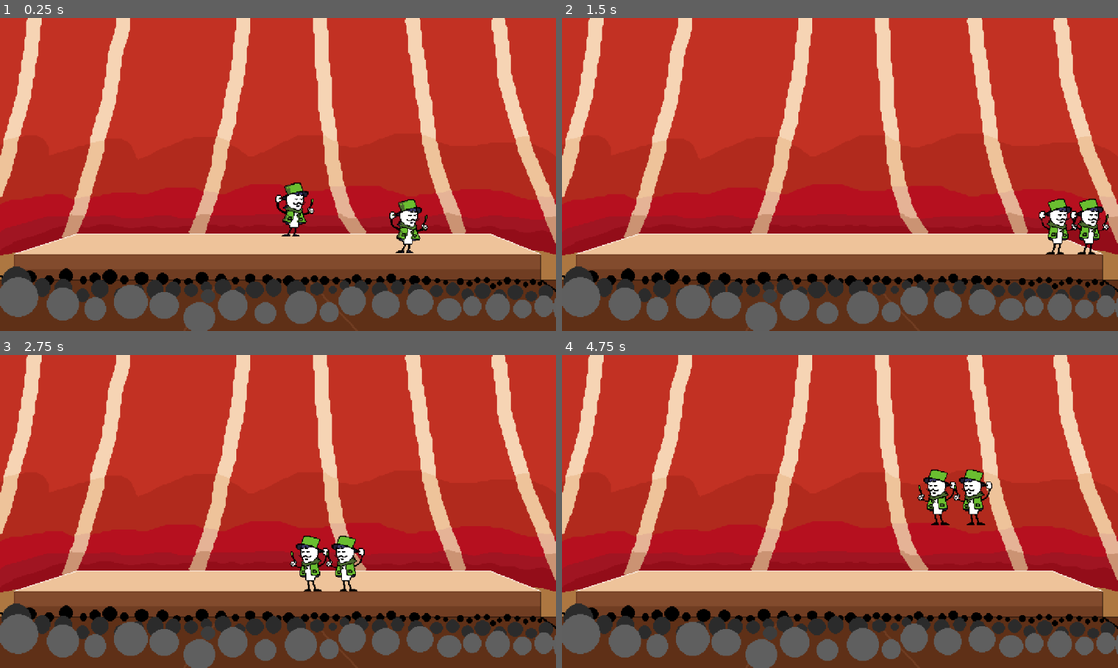
Above: before the commit, frames 1-4 (two rows, left to right).
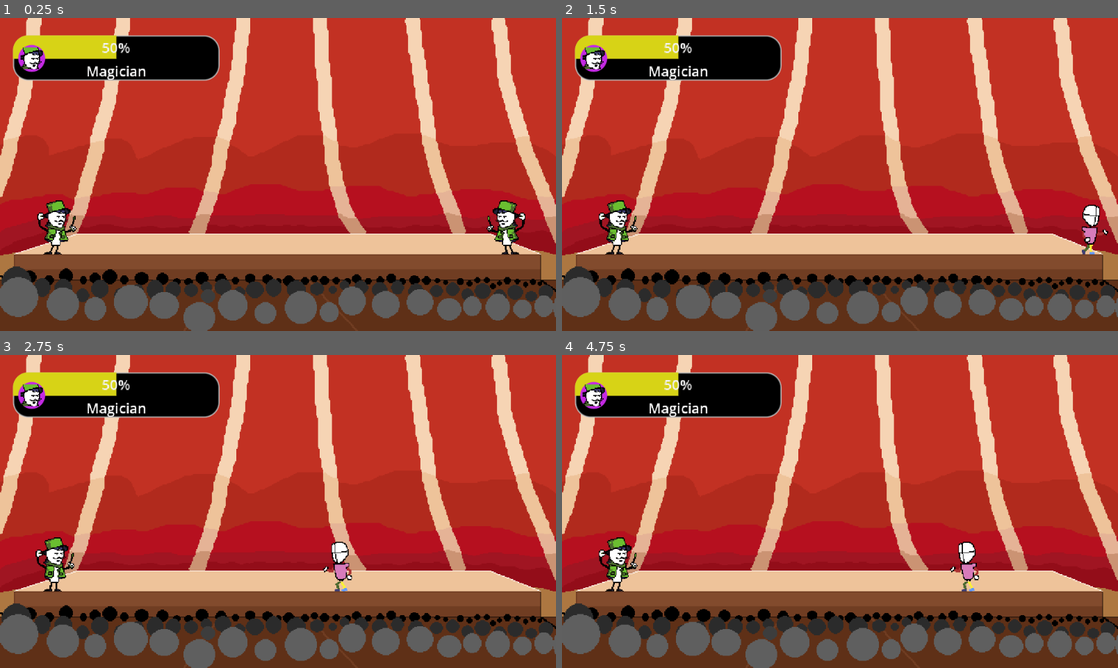
Above: after the commit, the same moments.

Repository: JoJonatasCoelho/Quem-Ri-Por-Ultimo
Game: Godot game, scene res://scenes/maps/circus.tscn
The game is run twice, just before and just after one commit, with the same random seed, the same clock (stepped at 60 frames per second) and the same inputs.
Inputs:
- Up to frame 1 (0.25 s): no input
- Up to frame 2 (1.5 s): tap Enter (ui_accept) at 0.5, 0.77 s; hold Right (ui_right) from 0.53 s (still down)
- Up to frame 3 (2.75 s): tap Enter (ui_accept) at 1.52 s; release Right (ui_right) at 2.03 s; hold Left (ui_left) from 2.03 s (still down)
- Up to frame 4 (4.75 s): release Left (ui_left) at 2.78 s; hold Right (ui_right) 2.78-4.28 s; tap Enter (ui_accept) at 3.02, 3.77, 4.52 s; tap Escape (ui_cancel) at 4.15 s; hold Left (ui_left) from 4.28 s (still down)

The runs differ from the first frame. In frame 1, 7.8% of the frame differs, in the area x 2-95%, y 5-76%; in frame 2, 7.1%; in frame 3, 7.2%; in frame 4, 7.6%.

Commit message:
feat: created the first level and players created the firt level "circus" with 2 players already functionals. Created a scene to character selection

Diff:
--- a/project.godot
+++ b/project.godot
@@ -58,6 +58,57 @@
 , Object(InputEventKey,"resource_local_to_scene":false,"resource_name":"","device":-1,"window_id":0,"alt_pressed":false …(183 unchanged characters)…
 ]
 }
+p1_left={
+"deadzone": 0.2,
+"events": [Object(InputEventKey,"resource_local_to_scene":false,"resource_name":"","device":-1,"window_id":0,"alt_pressed":false,"shift_pressed":false,"ctrl_pressed":false,"meta_pressed":false,"pressed":false,"keycode":0,"physical_keycode":65,"key_label":0,"unicode":97,"location":0,"echo":false,"script":null)
+]
+}
+p1_right={
+"deadzone": 0.2,
+"events": [Object(InputEventKey,"resource_local_to_scene":false,"resource_name":"","device":-1,"window_id":0,"alt_pressed":false,"shift_pressed":false,"ctrl_pressed":false,"meta_pressed":false,"pressed":false,"keycode":0,"physical_keycode":68,"key_label":0,"unicode":100,"location":0,"echo":false,"script":null)
+]
+}
+p1_up={
+"deadzone": 0.2,
+"events": [Object(InputEventKey,"resource_local_to_scene":false,"resource_name":"","device":-1,"window_id":0,"alt_pressed":false,"shift_pressed":false,"ctrl_pressed":false,"meta_pressed":false,"pressed":false,"keycode":0,"physical_keycode":87,"key_label":0,"unicode":119,"location":0,"echo":false,"script":null)
+]
+}
+p1_down={
+"deadzone": 0.2,
+"events": [Object(InputEventKey,"resource_local_to_scene":false,"resource_name":"","device":-1,"window_id":0,"alt_pressed":false,"shift_pressed":false,"ctrl_pressed":false,"meta_pressed":false,"pressed":false,"keycode":0,"physical_keycode":83,"key_label":0,"unicode":115,"location":0,"echo":false,"script":null)
+]
+}
+p2_left={
+"deadzone": 0.2,
+"events": [Object(InputEventKey,"resource_local_to_scene":false,"resource_name":"","device":-1,"window_id":0,"alt_pressed":false,"shift_pressed":false,"ctrl_pressed":false,"meta_pressed":false,"pressed":false,"keycode":0,"physical_keycode":4194319,"key_label":0,"unicode":0,"location":0,"echo":false,"script":null)
+]
+}
+p2_right={
+"deadzone": 0.2,
+"events": [Object(InputEventKey,"resource_local_to_scene":false,"resource_name":"","device":-1,"window_id":0,"alt_pressed":false,"shift_pressed":false,"ctrl_pressed":false,"meta_pressed":false,"pressed":false,"keycode":0,"physical_keycode":4194321,"key_label":0,"unicode":0,"location":0,"echo":false,"script":null)
+]
+}
+p2_up={
+"deadzone": 0.2,
+"events": [Object(InputEventKey,"resource_local_to_scene":false,"resource_name":"","device":-1,"window_id":0,"alt_pressed":false,"shift_pressed":false,"ctrl_pressed":false,"meta_pressed":false,"pressed":false,"keycode":0,"physical_keycode":4194320,"key_label":0,"unicode":0,"location":0,"echo":false,"script":null)
+]
+}
+p2_down={
+"deadzone": 0.2,
+"events": [Object(InputEventKey,"resource_local_to_scene":false,"resource_name":"","device":-1,"window_id":0,"alt_pressed":false,"shift_pressed":false,"ctrl_pressed":false,"meta_pressed":false,"pressed":false,"keycode":0,"physical_keycode":4194322,"key_label":0,"unicode":0,"location":0,"echo":false,"script":null)
+]
+}
+p1_jump={
+"deadzone": 0.2,
+"events": [Object(InputEventKey,"resource_local_to_scene":false,"resource_name":"","device":-1,"window_id":0,"alt_pressed":false,"shift_pressed":false,"ctrl_pressed":false,"meta_pressed":false,"pressed":false,"keycode":0,"physical_keycode":32,"key_label":0,"unicode":32,"location":0,"echo":false,"script":null)
+]
+}
+p2_jump={
+"deadzone": 0.2,
+"events": [Object(InputEventKey,"resource_local_to_scene":false,"resource_name":"","device":-1,"window_id":0,"alt_pressed":false,"shift_pressed":false,"ctrl_pressed":false,"meta_pressed":false,"pressed":false,"keycode":0,"physical_keycode":4194438,"key_label":0,"unicode":48,"location":0,"echo":false,"script":null)
+, Object(InputEventKey,"resource_local_to_scene":false,"resource_name":"","device":-1,"window_id":0,"alt_pressed":false,"shift_pressed":false,"ctrl_pressed":false,"meta_pressed":false,"pressed":false,"keycode":0,"physical_keycode":74,"key_label":0,"unicode":106,"location":0,"echo":false,"script":null)
+]
+}
 
 [physics]
 
--- /dev/null
+++ b/scenes/GUI/battle_ui.tscn
@@ -0,0 +1,97 @@
+[gd_scene format=3 uid="uid://cwbxfq68r4idl"]
+
+[ext_resource type="Texture2D" uid="uid://dkjyku6w2qnti" path="res://assets/placeholders/magician_avatar.png" id="1_diq8b"]
+
+[sub_resource type="StyleBoxFlat" id="StyleBoxFlat_rcqwj"]
+bg_color = Color(0, 0, 0, 1)
+border_width_left = 2
+border_width_top = 2
+border_width_right = 2
+border_width_bottom = 2
+border_blend = true
+corner_radius_top_left = 17
+corner_radius_top_right = 17
+corner_radius_bottom_right = 17
+corner_radius_bottom_left = 17
+corner_detail = 20
+
+[sub_resource type="StyleBoxFlat" id="StyleBoxFlat_diq8b"]
+bg_color = Color(0.6, 0.6, 0.6, 0)
+
+[sub_resource type="StyleBoxFlat" id="StyleBoxFlat_kbctw"]
+bg_color = Color(0.84442705, 0.8272459, 0.08715042, 1)
+corner_radius_top_left = 17
+
+[sub_resource type="StyleBoxFlat" id="StyleBoxFlat_utigf"]
+bg_color = Color(0.76891345, 0.16421103, 0.8880909, 1)
+corner_radius_top_left = 17
+corner_radius_top_right = 17
+corner_radius_bottom_right = 17
+corner_radius_bottom_left = 17
+
+[node name="BattleUi" type="Control" unique_id=1801485757]
+layout_mode = 3
+anchors_preset = 15
+anchor_right = 1.0
+anchor_bottom = 1.0
+grow_horizontal = 2
+grow_vertical = 2
+
+[node name="PlayerInfoBox" type="Panel" parent="." unique_id=1350981398]
+layout_mode = 0
+offset_right = 237.8
+offset_bottom = 52.0
+theme_override_styles/panel = SubResource("StyleBoxFlat_rcqwj")
+
+[node name="CharacterName" type="Label" parent="PlayerInfoBox" unique_id=701269438]
+layout_mode = 1
+anchors_preset = 7
+anchor_left = 0.5
+anchor_top = 1.0
+anchor_right = 0.5
+anchor_bottom = 1.0
+offset_left = -35.0
+offset_top = -23.0
+offset_right = 35.0
+grow_horizontal = 2
+grow_vertical = 0
+text = "Magician"
+
+[node name="LaughProgress" type="ProgressBar" parent="PlayerInfoBox" unique_id=292574051]
+layout_mode = 1
+anchors_preset = 10
+anchor_right = 1.0
+offset_bottom = 27.0
+grow_horizontal = 2
+theme_override_colors/font_outline_color = Color(0, 0, 0, 1)
+theme_override_styles/background = SubResource("StyleBoxFlat_diq8b")
+theme_override_styles/fill = SubResource("StyleBoxFlat_kbctw")
+value = 50.0
+
+[node name="AvatarFrame" type="Panel" parent="PlayerInfoBox" unique_id=1695393991]
+layout_mode = 1
+anchors_preset = 4
+anchor_top = 0.5
+anchor_bottom = 0.5
+offset_left = 6.0
+offset_top = -15.5
+offset_right = 37.0
+offset_bottom = 15.5
+grow_vertical = 2
+theme_override_styles/panel = SubResource("StyleBoxFlat_utigf")
+
+[node name="Avatar" type="TextureRect" parent="PlayerInfoBox/AvatarFrame" unique_id=974955138]
+layout_mode = 1
+anchors_preset = 8
+anchor_left = 0.5
+anchor_top = 0.5
+anchor_right = 0.5
+anchor_bottom = 0.5
+offset_left = -12.5
+offset_top = -12.5
+offset_right = 12.5
+offset_bottom = 12.5
+grow_horizontal = 2
+grow_vertical = 2
+texture = ExtResource("1_diq8b")
+expand_mode = 1
--- a/scenes/maps/circus.tscn
+++ b/scenes/maps/circus.tscn
@@ -1,7 +1,9 @@
 [gd_scene format=3 uid="uid://cd352m5k6qu80"]
 
 [ext_resource type="Texture2D" uid="uid://5vb2id3x2rmx" path="res://assets/placeholders/circus.png" id="1_3xumh"]
+[ext_resource type="Script" uid="uid://dq5ngtwbukg3u" path="res://scenes/maps/level.gd" id="1_ccbov"]
 [ext_resource type="PackedScene" uid="uid://edsy444m7rf4" path="res://scenes/player.tscn" id="4_3xumh"]
+[ext_resource type="PackedScene" uid="uid://cwbxfq68r4idl" path="res://scenes/GUI/battle_ui.tscn" id="4_mvpml"]
 
 [sub_resource type="WorldBoundaryShape2D" id="WorldBoundaryShape2D_kkyey"]
 
@@ -12,15 +14,20 @@
 [sub_resource type="WorldBoundaryShape2D" id="WorldBoundaryShape2D_1g4kx"]
 normal = Vector2(-0.9999741, 0.007194058)
 
-[node name="Circus" type="Node2D" unique_id=1422189708]
+[node name="Circus" type="Node2D" unique_id=1422189708 node_paths=PackedStringArray("players_positions")]
+script = ExtResource("1_ccbov")
+players_positions = [NodePath("Player1Spawn"), NodePath("Player2Spawn")]
 
-[node name="TextureRect" type="TextureRect" parent="." unique_id=970808448]
+[node name="BackgroundRect" type="TextureRect" parent="." unique_id=970808448]
 offset_right = 640.0
-offset_bottom = 320.0
+offset_bottom = 360.0
 texture = ExtResource("1_3xumh")
 
-[node name="Player" parent="." unique_id=1184130371 instance=ExtResource("4_3xumh")]
-position = Vector2(336, 191)
+[node name="Player1Spawn" type="Marker2D" parent="." unique_id=1002435436]
+position = Vector2(62, 265)
+
+[node name="Player2Spawn" type="Marker2D" parent="." unique_id=273188991]
+position = Vector2(586, 263)
 
 [node name="StaticBody2D" type="StaticBody2D" parent="." unique_id=2111412114]
 position = Vector2(-3, 40)
@@ -37,5 +44,32 @@
 position = Vector2(626, 145)
 shape = SubResource("WorldBoundaryShape2D_1g4kx")
 
+[node name="Player" parent="." unique_id=1184130371 instance=ExtResource("4_3xumh")]
+position = Vector2(82, 35)
+controls = {
+&"CROUCH": "crouch",
+&"DOWN": "p1_down",
+&"JUMP": "p1_jump",
+&"LEFT": "p1_left",
+&"PAUSE": "ui_cancel",
+&"RIGHT": "p1_right",
+&"UP": "p1_up"
+}
+
 [node name="Player2" parent="." unique_id=432099408 instance=ExtResource("4_3xumh")]
-position = Vector2(467, 210)
+position = Vector2(138, 37)
+controls = {
+&"CROUCH": "crouch",
+&"DOWN": "p2_down",
+&"JUMP": "p2_jump",
+&"LEFT": "p2_left",
+&"PAUSE": "ui_cancel",
+&"RIGHT": "p2_right",
+&"UP": "p2_up"
+}
+
+[node name="Main" parent="." unique_id=1801485757 instance=ExtResource("4_mvpml")]
+offset_left = 15.0
+offset_top = 20.0
+offset_right = 15.0
+offset_bottom = 20.0
--- /dev/null
+++ b/scenes/maps/level.gd
@@ -0,0 +1,15 @@
+extends Node2D
+
+@export var players_positions: Array[Marker2D]
+
+func _ready() -> void:
+	initialize_players()
+
+
+func _process(delta: float) -> void:
+	pass
+
+func initialize_players() -> void:
+	$Player.position = players_positions[0].position
+	$Player2.position = players_positions[1].position
+	$Player2/AnimatedSprite2D.flip_h = true
--- a/scenes/player.tscn
+++ b/scenes/player.tscn
@@ -2,7 +2,7 @@
 
 [ext_resource type="Script" uid="uid://ddj75wsd2hggt" path="res://scripts/player_controller.gd" id="1_g2els"]
 [ext_resource type="Texture2D" uid="uid://c0kwswouin1ak" path="res://assets/animations/magico_rabisco(v3)_spriteIdle(v2).png" id="2_dqkch"]
-[ext_resource type="Texture2D" uid="uid://bjk5wjawkqg5x" path="res://assets/placeholders/magico_rabisco(v2).png" id="2_qhqgy"]
+[ext_resource type="Texture2D" uid="uid://b0cidv158wmmn" path="res://assets/animations/Magico_SpriteWalk.png" id="3_qhqgy"]
 
 [sub_resource type="RectangleShape2D" id="RectangleShape2D_kkyey"]
 size = Vector2(36, 64)
@@ -51,9 +51,45 @@
 atlas = ExtResource("2_dqkch")
 region = Rect2(640, 0, 64, 64)
 
-[sub_resource type="AtlasTexture" id="AtlasTexture_qhqgy"]
-atlas = ExtResource("2_qhqgy")
+[sub_resource type="AtlasTexture" id="AtlasTexture_dqkch"]
+atlas = ExtResource("3_qhqgy")
 region = Rect2(0, 0, 64, 64)
+
+[sub_resource type="AtlasTexture" id="AtlasTexture_a8ls1"]
+atlas = ExtResource("3_qhqgy")
+region = Rect2(64, 0, 64, 64)
+
+[sub_resource type="AtlasTexture" id="AtlasTexture_qfm1y"]
+atlas = ExtResource("3_qhqgy")
+region = Rect2(128, 0, 64, 64)
+
+[sub_resource type="AtlasTexture" id="AtlasTexture_fulsm"]
+atlas = ExtResource("3_qhqgy")
+region = Rect2(192, 0, 64, 64)
+
+[sub_resource type="AtlasTexture" id="AtlasTexture_4r5pv"]
+atlas = ExtResource("3_qhqgy")
+region = Rect2(256, 0, 64, 64)
+
+[sub_resource type="AtlasTexture" id="AtlasTexture_60mlk"]
+atlas = ExtResource("3_qhqgy")
+region = Rect2(320, 0, 64, 64)
+
+[sub_resource type="AtlasTexture" id="AtlasTexture_i4ail"]
+atlas = ExtResource("3_qhqgy")
+region = Rect2(384, 0, 64, 64)
+
+[sub_resource type="AtlasTexture" id="AtlasTexture_a38lo"]
+atlas = ExtResource("3_qhqgy")
+region = Rect2(448, 0, 64, 64)
+
+[sub_resource type="AtlasTexture" id="AtlasTexture_4ni07"]
+atlas = ExtResource("3_qhqgy")
+region = Rect2(512, 0, 64, 64)
+
+[sub_resource type="AtlasTexture" id="AtlasTexture_l71n6"]
+atlas = ExtResource("3_qhqgy")
+region = Rect2(576, 0, 64, 64)
 
 [sub_resource type="SpriteFrames" id="SpriteFrames_kkyey"]
 animations = [{
@@ -97,7 +133,34 @@
 }, {
 "frames": [{
 "duration": 1.0,
-"texture": SubResource("AtlasTexture_qhqgy")
+"texture": SubResource("AtlasTexture_dqkch")
+}, {
+"duration": 1.0,
+"texture": SubResource("AtlasTexture_a8ls1")
+}, {
+"duration": 1.0,
+"texture": SubResource("AtlasTexture_qfm1y")
+}, {
+"duration": 1.0,
+"texture": SubResource("AtlasTexture_fulsm")
+}, {
+"duration": 1.0,
+"texture": SubResource("AtlasTexture_4r5pv")
+}, {
+"duration": 1.0,
+"texture": SubResource("AtlasTexture_60mlk")
+}, {
+"duration": 1.0,
+"texture": SubResource("AtlasTexture_i4ail")
+}, {
+"duration": 1.0,
+"texture": SubResource("AtlasTexture_a38lo")
+}, {
+"duration": 1.0,
+"texture": SubResource("AtlasTexture_4ni07")
+}, {
+"duration": 1.0,
+"texture": SubResource("AtlasTexture_l71n6")
 }],
 "loop": 1,
 "name": &"walk",
@@ -116,5 +179,5 @@
 
 [node name="AnimatedSprite2D" type="AnimatedSprite2D" parent="." unique_id=1522471878]
 sprite_frames = SubResource("SpriteFrames_kkyey")
-animation = &"idle"
-frame_progress = 0.1265693
+animation = &"walk"
+frame_progress = 0.85823053
--- /dev/null
+++ b/scenes/selection_screen.tscn
@@ -0,0 +1,197 @@
+[gd_scene format=3 uid="uid://1e6p6atjfvs8"]
+
+[ext_resource type="Texture2D" uid="uid://dkjyku6w2qnti" path="res://assets/placeholders/magician_avatar.png" id="1_dyftk"]
+[ext_resource type="Script" uid="uid://dpg4lsj5xxdr0" path="res://scripts/selection_screen.gd" id="1_ednkh"]
+[ext_resource type="Texture2D" uid="uid://c0kwswouin1ak" path="res://assets/animations/magico_rabisco(v3)_spriteIdle(v2).png" id="3_2nlgg"]
+[ext_resource type="Shader" uid="uid://b6t1vorcrip0w" path="res://shaders/recolor_text.tres" id="3_th2u4"]
+[ext_resource type="Texture2D" uid="uid://dqfbk8g6g7kvq" path="res://assets/palettes/paleta_magico.png" id="4_4836g"]
+[ext_resource type="Texture2D" uid="uid://bk71lfwwkphbr" path="res://assets/placeholders/arrow.png" id="4_syhfi"]
+[ext_resource type="Texture2D" uid="uid://c6ylj7tq3wvda" path="res://assets/placeholders/arrow_selected.png" id="5_ddptc"]
+
+[sub_resource type="ShaderMaterial" id="ShaderMaterial_go57s"]
+shader = ExtResource("3_th2u4")
+shader_parameter/original_palette = ExtResource("4_4836g")
+shader_parameter/color_count = 7
+
+[sub_resource type="AtlasTexture" id="AtlasTexture_syhfi"]
+atlas = ExtResource("3_2nlgg")
+region = Rect2(0, 0, 64, 64)
+
+[sub_resource type="AtlasTexture" id="AtlasTexture_ddptc"]
+atlas = ExtResource("3_2nlgg")
+region = Rect2(64, 0, 64, 64)
+
+[sub_resource type="AtlasTexture" id="AtlasTexture_th2u4"]
+atlas = ExtResource("3_2nlgg")
+region = Rect2(128, 0, 64, 64)
+
+[sub_resource type="AtlasTexture" id="AtlasTexture_4836g"]
+atlas = ExtResource("3_2nlgg")
+region = Rect2(192, 0, 64, 64)
+
+[sub_resource type="AtlasTexture" id="AtlasTexture_y768y"]
+atlas = ExtResource("3_2nlgg")
+region = Rect2(256, 0, 64, 64)
+
+[sub_resource type="AtlasTexture" id="AtlasTexture_xwqtl"]
+atlas = ExtResource("3_2nlgg")
+region = Rect2(320, 0, 64, 64)
+
+[sub_resource type="AtlasTexture" id="AtlasTexture_7my7a"]
+atlas = ExtResource("3_2nlgg")
+region = Rect2(384, 0, 64, 64)
+
+[sub_resource type="AtlasTexture" id="AtlasTexture_l5ai3"]
+atlas = ExtResource("3_2nlgg")
+region = Rect2(448, 0, 64, 64)
+
+[sub_resource type="AtlasTexture" id="AtlasTexture_6atd4"]
+atlas = ExtResource("3_2nlgg")
+region = Rect2(512, 0, 64, 64)
+
+[sub_resource type="AtlasTexture" id="AtlasTexture_4ydr7"]
+atlas = ExtResource("3_2nlgg")
+region = Rect2(576, 0, 64, 64)
+
+[sub_resource type="AtlasTexture" id="AtlasTexture_mvnlr"]
+atlas = ExtResource("3_2nlgg")
+region = Rect2(640, 0, 64, 64)
+
+[sub_resource type="SpriteFrames" id="SpriteFrames_kkyey"]
+animations = [{
+"frames": [{
+"duration": 1.0,
+"texture": SubResource("AtlasTexture_syhfi")
+}, {
+"duration": 1.0,
+"texture": SubResource("AtlasTexture_ddptc")
+}, {
+"duration": 1.0,
+"texture": SubResource("AtlasTexture_th2u4")
+}, {
+"duration": 1.0,
+"texture": SubResource("AtlasTexture_4836g")
+}, {
+"duration": 1.0,
+"texture": SubResource("AtlasTexture_y768y")
+}, {
+"duration": 1.0,
+"texture": SubResource("AtlasTexture_xwqtl")
+}, {
+"duration": 1.0,
+"texture": SubResource("AtlasTexture_7my7a")
+}, {
+"duration": 1.0,
+"texture": SubResource("AtlasTexture_l5ai3")
+}, {
+"duration": 1.0,
+"texture": SubResource("AtlasTexture_6atd4")
+}, {
+"duration": 1.0,
+"texture": SubResource("AtlasTexture_4ydr7")
+}, {
+"duration": 1.0,
+"texture": SubResource("AtlasTexture_mvnlr")
+}],
+"loop": 1,
+"name": &"idle",
+"speed": 5.0
+}]
+
+[node name="SelectionScreen" type="Node2D" unique_id=1064998752]
+script = ExtResource("1_ednkh")
+
+[node name="CanvasLayer" type="CanvasLayer" parent="." unique_id=1479806352]
+
+[node name="Control" type="Control" parent="CanvasLayer" unique_id=906207182]
+layout_mode = 3
+anchors_preset = 15
+anchor_right = 1.0
+anchor_bottom = 1.0
+grow_horizontal = 2
+grow_vertical = 2
+
+[node name="AvailableCharactersPanel" type="Panel" parent="CanvasLayer/Control" unique_id=606827769]
+layout_mode = 1
+anchors_preset = 7
+anchor_left = 0.5
+anchor_top = 1.0
+anchor_right = 0.5
+anchor_bottom = 1.0
+offset_left = -124.0
+offset_top = -109.0
+offset_right = 124.0
+offset_bottom = -47.0
+grow_horizontal = 2
+grow_vertical = 0
+
+[node name="ItemList" type="ItemList" parent="CanvasLayer/Control/AvailableCharactersPanel" unique_id=186910539]
+layout_mode = 1
+anchors_preset = 8
+anchor_left = 0.5
+anchor_top = 0.5
+anchor_right = 0.5
+anchor_bottom = 0.5
+offset_left = -96.0
+offset_top = -20.0
+offset_right = 96.0
+offset_bottom = 20.0
+grow_horizontal = 2
+grow_vertical = 2
+select_mode = 1
+auto_width = true
+item_count = 2
+max_columns = 3
+item_0/text = "Magician"
+item_0/icon = ExtResource("1_dyftk")
+item_1/text = "Clown"
+item_1/icon = ExtResource("1_dyftk")
+
+[node name="P1CharacterPanel" type="Panel" parent="CanvasLayer/Control" unique_id=1908659759]
+layout_mode = 0
+offset_left = 96.0
+offset_top = 93.0
+offset_right = 196.0
+offset_bottom = 193.0
+
+[node name="CharacterSprite" type="AnimatedSprite2D" parent="CanvasLayer/Control/P1CharacterPanel" unique_id=1478470537]
+material = SubResource("ShaderMaterial_go57s")
+position = Vector2(51, 52)
+sprite_frames = SubResource("SpriteFrames_kkyey")
+animation = &"idle"
+autoplay = "idle"
+
+[node name="P2CharacterPanel" type="Panel" parent="CanvasLayer/Control" unique_id=774913942]
+layout_mode = 0
+offset_left = 410.0
+offset_top = 97.0
+offset_right = 510.0
+offset_bottom = 197.0
+
+[node name="Left" type="TextureButton" parent="CanvasLayer/Control" unique_id=693569939]
+layout_mode = 0
+offset_left = 45.0
+offset_top = 128.0
+offset_right = 94.0
+offset_bottom = 168.0
+texture_normal = ExtResource("4_syhfi")
+texture_pressed = ExtResource("5_ddptc")
+texture_hover = ExtResource("4_syhfi")
+texture_disabled = ExtResource("4_syhfi")
+texture_focused = ExtResource("4_syhfi")
+
+[node name="Right" type="TextureButton" parent="CanvasLayer/Control" unique_id=190141311]
+layout_mode = 0
+offset_left = 247.0
+offset_top = 128.0
+offset_right = 296.0
+offset_bottom = 168.0
+scale = Vector2(-1, 1)
+texture_normal = ExtResource("4_syhfi")
+texture_pressed = ExtResource("5_ddptc")
+texture_hover = ExtResource("4_syhfi")
+texture_disabled = ExtResource("4_syhfi")
+texture_focused = ExtResource("4_syhfi")
+
+[connection signal="pressed" from="CanvasLayer/Control/Left" to="." method="_on_left_pressed"]
+[connection signal="pressed" from="CanvasLayer/Control/Right" to="." method="_on_right_pressed"]
--- a/scripts/player_controller.gd
+++ b/scripts/player_controller.gd
@@ -66,6 +66,11 @@
 	check_controls()
 	enter_normal_state()
 
+func _process(_delta: float) -> void:
+	if pausing_enabled:
+		handle_pausing()
+
+
 func _physics_process(delta: float) -> void:
 	if not is_on_floor():
 		velocity += get_gravity() * delta
@@ -114,17 +119,28 @@
 			velocity.y = jump_velocity
 
 func handle_movement() -> void:
-	if IDLE_ANIMATION:
-		IDLE_ANIMATION.play("idle", 2)
 	if Input.is_action_pressed(controls.get("LEFT")):
 		WALK_ANIMATION.flip_h = true
 		velocity.x = -base_speed
 		if WALK_ANIMATION:
-			WALK_ANIMATION.play("walk")
+			WALK_ANIMATION.play("walk", 2)
+
 	elif Input.is_action_pressed(controls.get("RIGHT")):
 		WALK_ANIMATION.flip_h = false
 		velocity.x = base_speed
 		if WALK_ANIMATION:
-			WALK_ANIMATION.play("walk")
+			WALK_ANIMATION.play("walk", 2)
+
 	else:
 		velocity.x = 0
+		if IDLE_ANIMATION:
+			IDLE_ANIMATION.play("idle", 2)
+
+func play_movement_animation() -> void:
+	if WALK_ANIMATION.animation == "walk":
+		pass
+	else:
+		WALK_ANIMATION.play("walk", 2)
+
+func handle_pausing() -> void:
+	pass
--- /dev/null
+++ b/scripts/selection_screen.gd
@@ -0,0 +1,32 @@
+extends Node2D
+
+@onready var player_sprite: AnimatedSprite2D = $CanvasLayer/Control/P1CharacterPanel/CharacterSprite
+
+var palettes = [
+	preload("res://assets/palettes/paleta_magico.png"),
+	preload("res://assets/palettes/paleta_magico_blue.png"),
+	preload("res://assets/palettes/paleta_magico_red.png"),
+	preload("res://assets/palettes/paleta_magico_reverse.png"),
+	preload("res://assets/palettes/paleta_magico_orange.png")
+]
+
+var current_palette := 0
+
+func _ready():
+	apply_palette()
+
+func apply_palette():
+	player_sprite.material.set_shader_parameter("new_palette", palettes[current_palette])
+
+func _on_left_pressed() -> void:
+	current_palette -= 1
+	if current_palette < 0:
+		current_palette = palettes.size() - 1
+	apply_palette()
+
+
+func _on_right_pressed() -> void:
+	current_palette += 1
+	if current_palette >= palettes.size():
+		current_palette = 0
+	apply_palette()
--- /dev/null
+++ b/shaders/recolor_text.tres
@@ -0,0 +1,51 @@
+[gd_resource type="Shader" format=3 uid="uid://b6t1vorcrip0w"]
+
+[resource]
+code = "shader_type canvas_item;
+render_mode blend_mix;
+
+uniform sampler2D original_palette;
+uniform sampler2D new_palette;
+uniform int color_count;
+
+
+
+void fragment() {
+	vec4 n_out3p0;
+// Texture2D:3
+	n_out3p0 = texture(TEXTURE, UV);
+
+
+// IntParameter:6
+	int n_out6p0 = color_count;
+
+
+	vec4 n_out7p0;
+// Expression:7
+	n_out7p0 = vec4(0.0, 0.0, 0.0, 0.0);
+	{
+		vec2 new_uv = vec2(0, 0);
+
+		for (int i = 0; i < n_out6p0; i++) {
+		    float u = (float(i) + 0.5) / float(n_out6p0);
+		    float v = 0.5;
+		    vec2 uv = vec2(u, v);
+		    vec4 original_palette_color = texture(original_palette, uv);
+		    float dist = distance(n_out3p0, original_palette_color);
+
+		    if(dist == 0.0) {
+		        new_uv = uv;
+		        break;
+		    }
+		}
+
+		n_out7p0 = texture(new_palette, new_uv);
+	}
+
+
+// Output:0
+	COLOR.rgb = vec3(n_out7p0.xyz);
+
+
+}
+"
Binary file added: assets/animations/Magico_SpriteWalk.png
Not shown, added: assets/animations/Magico_SpriteWalk.png.import
Binary file added: assets/palettes/paleta_magico.png
Not shown, added: assets/palettes/paleta_magico.png.import
Binary file added: assets/palettes/paleta_magico_blue.png
Not shown, added: assets/palettes/paleta_magico_blue.png.import
Binary file added: assets/palettes/paleta_magico_orange.png
Not shown, added: assets/palettes/paleta_magico_orange.png.import
Binary file added: assets/palettes/paleta_magico_red.png
Not shown, added: assets/palettes/paleta_magico_red.png.import
Binary file added: assets/palettes/paleta_magico_reverse.png
Not shown, added: assets/palettes/paleta_magico_reverse.png.import
(and 8 more such lines)
